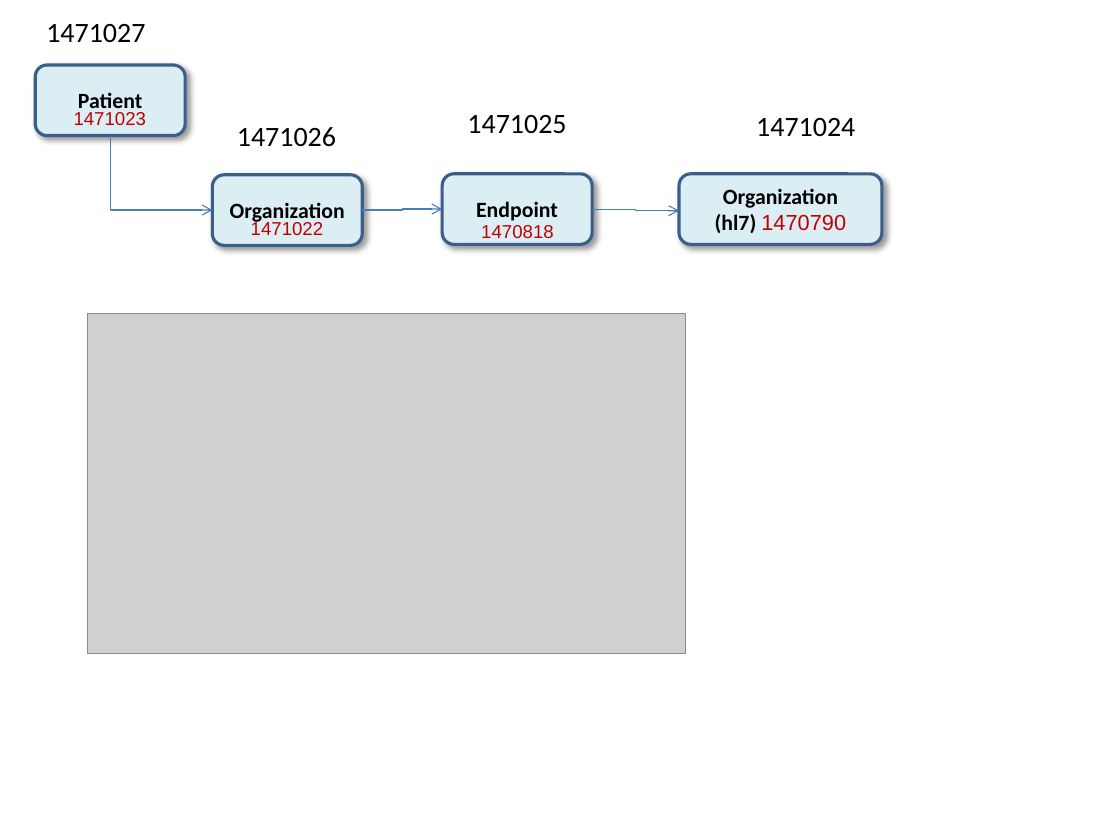
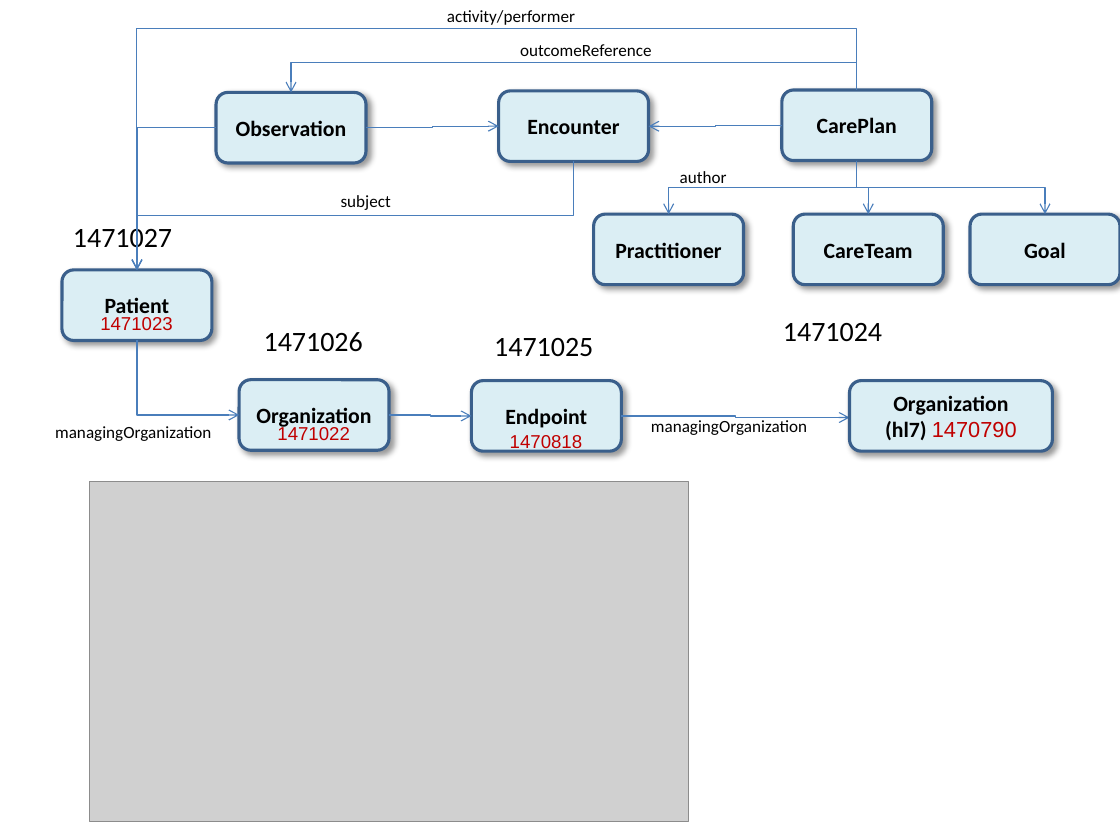
Before and after one commit to anatali/natMaterial, a slide deck: slide 6 of health/userDocs/UniboFhirFigs.pptx. Drawn at 1120x840 pixels with LibreOffice and Linux fonts; fonts in the diff are those of the drawing; grey boxes stand for pictures. Boxes give left, top, right and bottom in pixels: in the first picture for what was removed or moved away, otherwise in the second. Text is boxed around its words. In the diff, an @@ line names an element or a change of style, - is before the commit and + after.

```diff
--- a/health/userDocs/UniboFhirFigs.pptx
+++ b/health/userDocs/UniboFhirFigs.pptx
@@ elbow arrow added from (857, 90) to (137, 270), #4B7EBC 0.75 pt @@
@@ text added at box(447, 10, 575, 25), 11 pt, text #000000 @@
+activity/performer
@@ text added at box(520, 44, 652, 56), 11 pt, text #000000 @@
+outcomeReference
@@ elbow arrow added from (857, 90) to (291, 93), #4B7EBC 0.75 pt @@
@@ rounded rectangle added at box(216, 93, 366, 164), fill #DBEEF4, outline #3A5F8C 2 pt, 14 pt, text #000000, bold @@
+Observation
@@ rounded rectangle added at box(498, 91, 648, 161), fill #DBEEF4, outline #3A5F8C 2 pt, 14 pt, text #000000, bold @@
+Encounter
@@ rounded rectangle added at box(782, 90, 932, 160), fill #DBEEF4, outline #3A5F8C 2 pt, 14 pt, text #000000, bold @@
+CarePlan
@@ elbow arrow added from (216, 128) to (137, 270), #4B7EBC 0.75 pt @@
@@ elbow arrow added from (366, 128) to (498, 127), #4B7EBC 0.75 pt @@
@@ elbow arrow added from (782, 125) to (648, 127), #4B7EBC 0.75 pt @@
@@ elbow arrow added from (573, 161) to (137, 270), #4B7EBC 0.75 pt @@
@@ elbow arrow added from (857, 160) to (669, 214), #4B7EBC 0.75 pt @@
@@ text added at box(680, 171, 727, 188), 11 pt, text #000000 @@
+author
@@ elbow arrow added from (857, 160) to (868, 214), #4B7EBC 0.75 pt @@
@@ elbow arrow added from (857, 160) to (1045, 214), #4B7EBC 0.75 pt @@
@@ text added at box(341, 195, 391, 210), 11 pt, text #000000 @@
+subject
@@ rounded rectangle added at box(594, 214, 744, 284), fill #DBEEF4, outline #3A5F8C 2 pt, 14 pt, text #000000, bold @@
+Practitioner
@@ rounded rectangle added at box(793, 214, 943, 284), fill #DBEEF4, outline #3A5F8C 2 pt, 14 pt, text #000000, bold @@
+CareTeam
@@ rounded rectangle added at box(970, 214, 1120, 284), fill #DBEEF4, outline #3A5F8C 2 pt, 14 pt, text #000000, bold @@
+Goal
@@ text "1471025": place and size @@
-text "1471025" at box(467, 115, 566, 134)
+text "1471025" at box(494, 338, 593, 356)
@@ 5 texts, 2 rounded rectangles, 1 elbow arrow: place and size @@
-5 texts, 2 rounded rectangles, 1 elbow arrow at box(35, 24, 855, 245)
+5 texts, 2 rounded rectangles, 1 elbow arrow at box(62, 224, 882, 450)
@@ rounded rectangle "Endpoint": place and size @@
-rounded rectangle "Endpoint" at box(442, 174, 592, 244)
+rounded rectangle "Endpoint" at box(472, 381, 622, 451)
@@ rounded rectangle "Organization": place and size @@
-rounded rectangle "Organization" at box(679, 174, 881, 244)
+rounded rectangle "Organization" at box(849, 381, 1052, 451)
@@ elbow arrow moved from (363, 211) - (442, 209) to (389, 416) - (472, 416) @@
@@ elbow arrow moved from (592, 209) - (679, 211) to (622, 416) - (849, 418) @@
@@ text added at box(55, 426, 211, 441), 11 pt, text #000000 @@
+managingOrganization
@@ text "1470818" rewrapped from box(481, 225, 554, 238) to box(510, 434, 583, 453) @@
@@ text added at box(651, 420, 807, 435), 11 pt, text #000000 @@
+managingOrganization
@@ picture: place and size @@
-picture at box(87, 314, 685, 653)
+picture at box(90, 482, 688, 821)
```
Also in this commit, not shown: 1 slide added, 24 other files.
